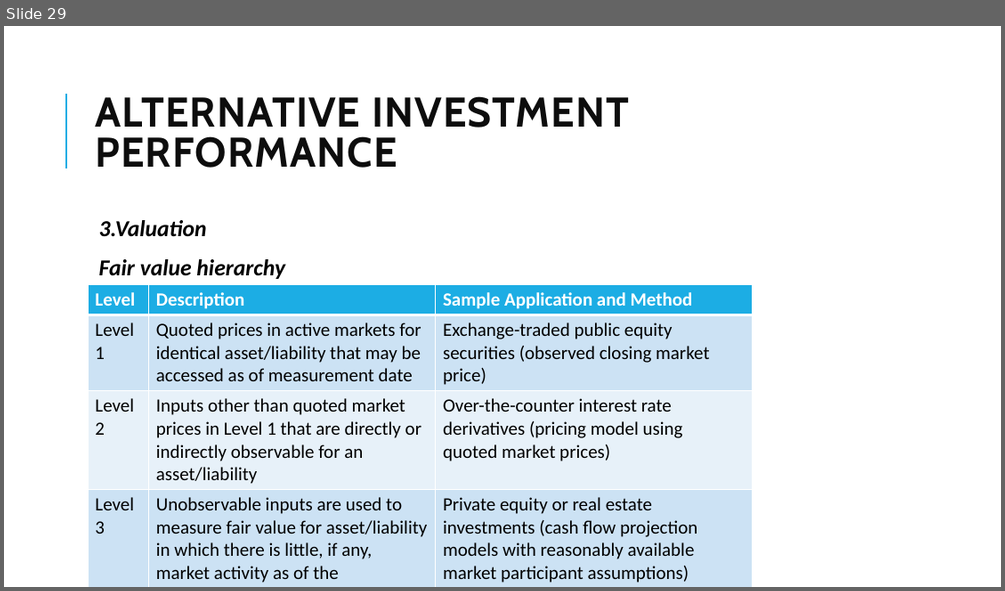
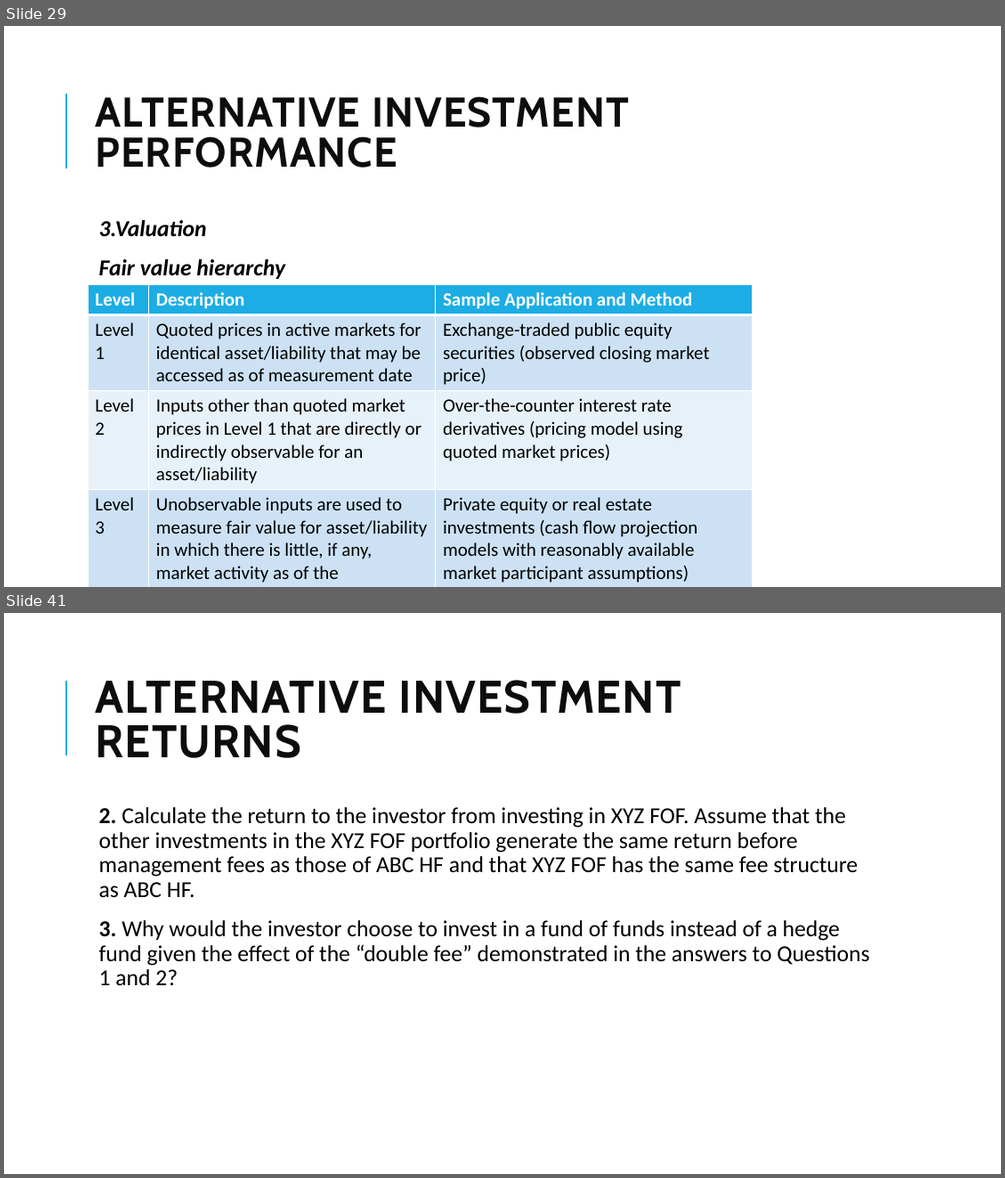
Before and after one commit to Isco0530/data, a slide deck: 2024Alternative.pptx. Shown one above the other, each under a label of ours: slide 29 before the commit, slides 29 and 41 after it; the slides between them are not shown. The pictures are 1005x591 and 1005x1178 pixels, drawn with LibreOffice and Linux fonts; fonts in the diff are those of the drawing. Boxes give left, top, right and bottom in pixels: in the first picture for what was removed or moved away, otherwise in the second. Text is boxed around its words. In the diff, an @@ line names an element or a change of style, - is before the commit and + after.

```diff
--- a/2024Alternative.pptx
+++ b/2024Alternative.pptx
@@ slide 41 added at (4, 613, 1001, 1174), background #FFFFFF; not listed: 1 template element that a slide beside it also shows @@
@@ title added at (95, 680, 680, 758), 44 pt, text #0D0D0D, bold @@
+ALTERNATIVE INVESTMENT RETURNS
@@ text added at (99, 807, 869, 985), 22 pt, text #000000 @@
+  2. Calculate the return to the investor from investing in XYZ FOF. Assume that the other investments in the XYZ FOF portfolio generate the same return before management fees as those of ABC HF and that XYZ FOF has the same fee structure as ABC HF.
+  3. Why would the investor choose to invest in a fund of funds instead of a hedge fund given the effect of the “double fee” demonstrated in the answers to Questions 1 and 2?
```
Also in this commit, not shown: 1 slide changed, 10 other slides added.
